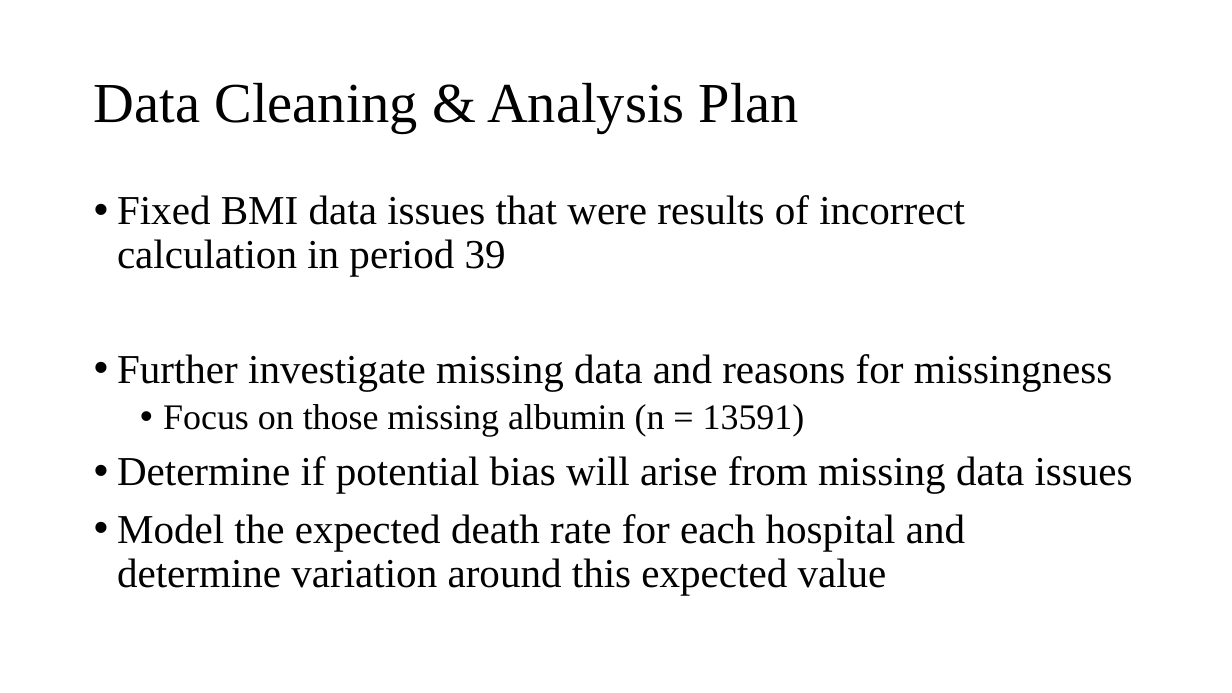
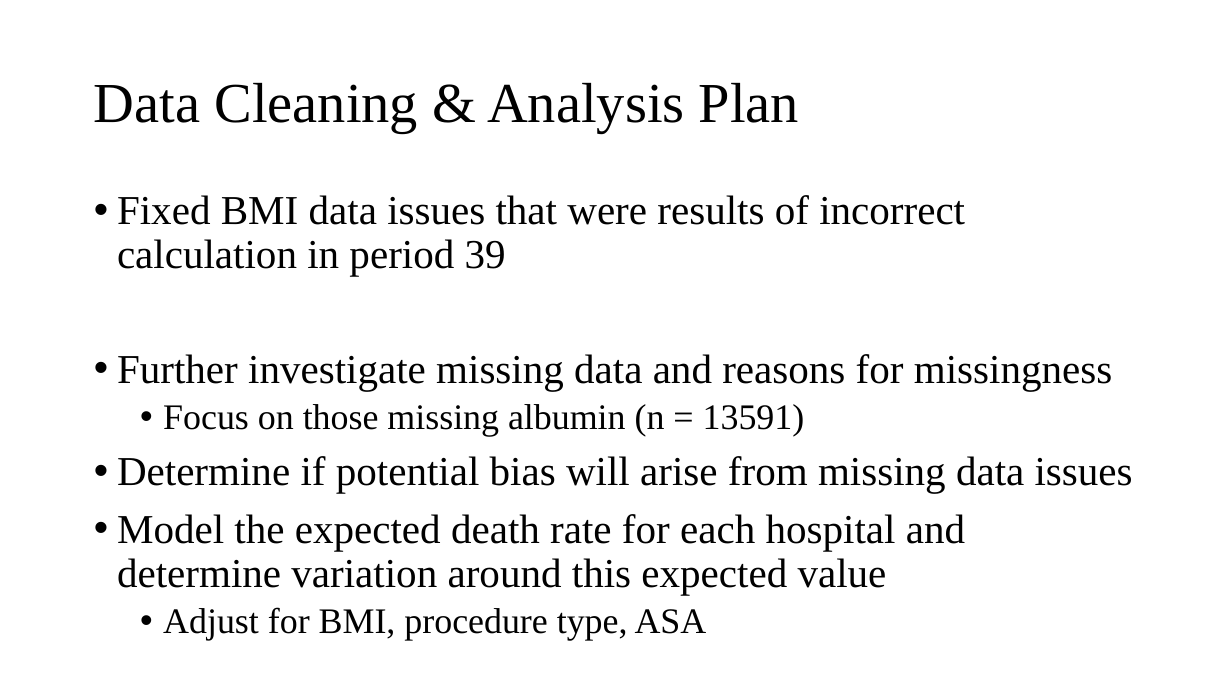
Before and after one commit to johnsra3/bios6623-johnsra3, a slide deck: slide 4 of Project2/Reports/Project 2 Interim Presentation.pptx. Drawn at 1232x693 pixels with LibreOffice and Linux fonts; fonts in the diff are those of the drawing. Boxes give left, top, right and bottom in pixels: in the first picture for what was removed or moved away, otherwise in the second. Text is boxed around its words. In the diff, an @@ line names an element or a change of style, - is before the commit and + after.

Commit message:
Added adjustment

```diff
--- a/Project2/Reports/Project 2 Interim Presentation.pptx
+++ b/Project2/Reports/Project 2 Interim Presentation.pptx
@@ text at bbox=[163, 607, 707, 641]: paragraph added @@
+  • Adjust for BMI, procedure type, ASA
```
